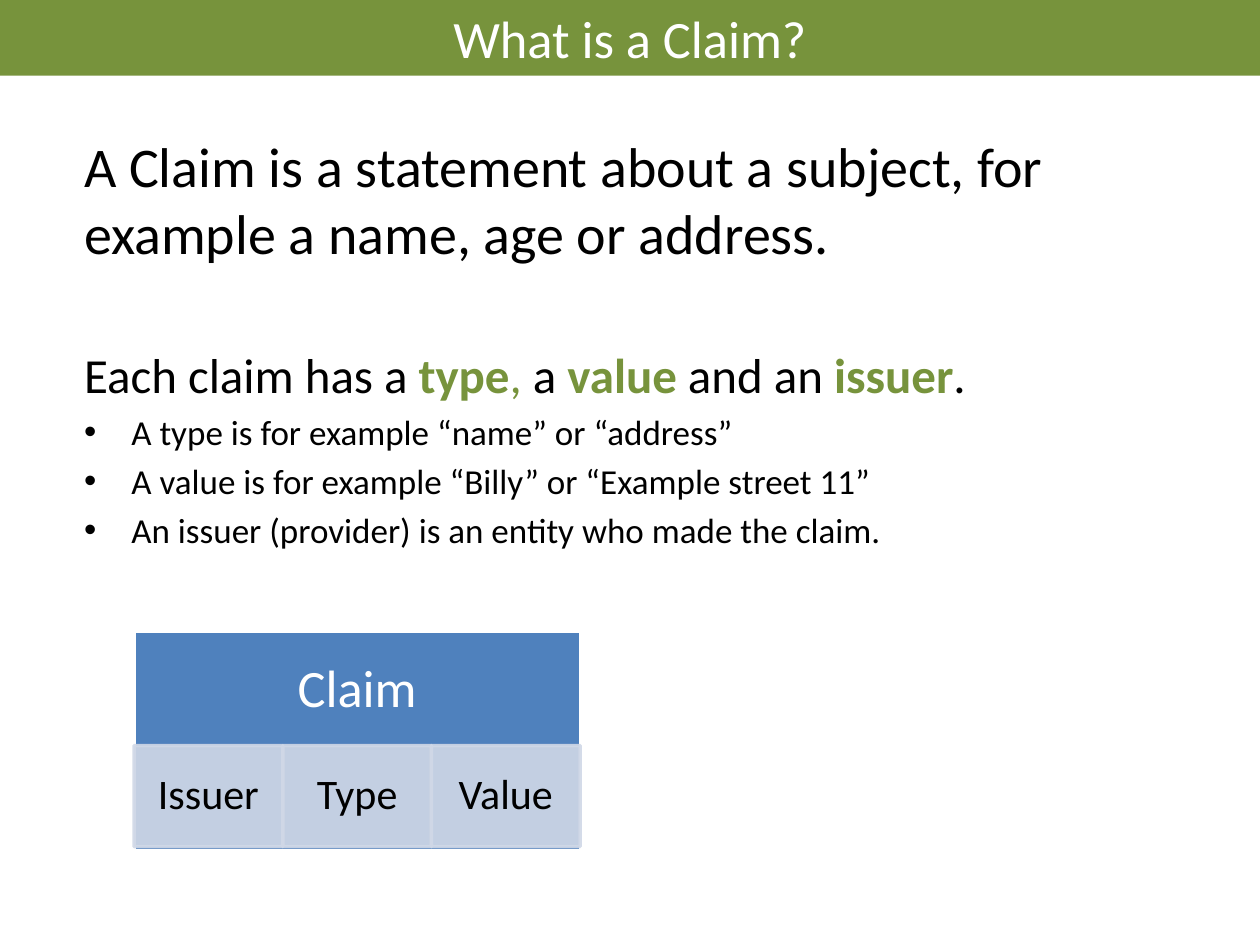
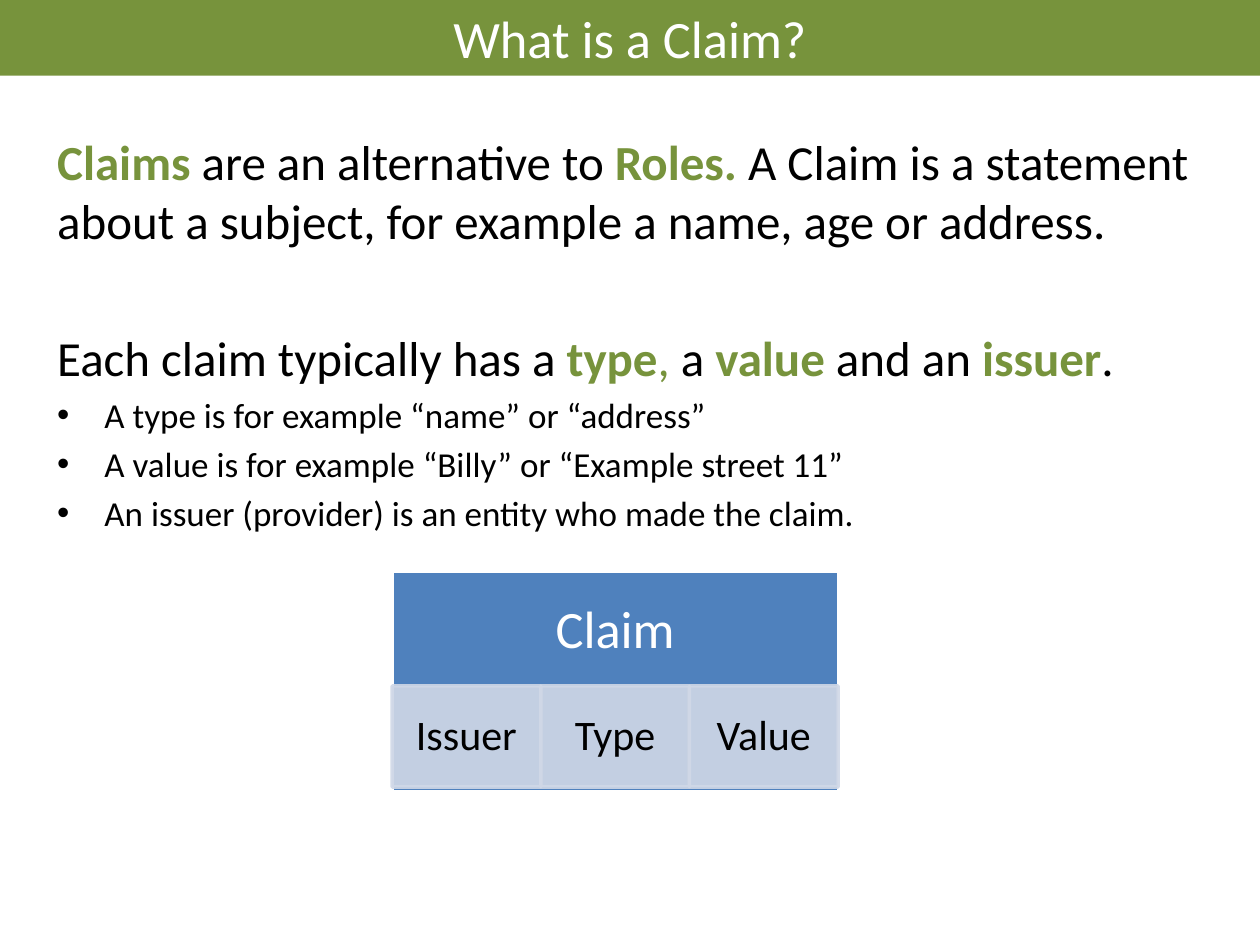
Before and after one commit to AndreasElffors/ProjectIdentity, a slide deck: slide 10 of Documents/Slides/Identity-SecurityFundamentals.pptx. Drawn at 1260x945 pixels with LibreOffice and Linux fonts; fonts in the diff are those of the drawing; background and template pictures are left out. Boxes give left, top, right and bottom in pixels: in the first picture for what was removed or moved away, otherwise in the second. Text is boxed around its words. In the diff, an @@ line names an element or a change of style, - is before the commit and + after.

```diff
--- a/Documents/Slides/Identity-SecurityFundamentals.pptx
+++ b/Documents/Slides/Identity-SecurityFundamentals.pptx
@@ text "Claims are an alternative to ...": place and size @@
-text "Claims are an alternative to ..." at box(84, 148, 1042, 549)
+text "Claims are an alternative to ..." at box(57, 145, 1189, 532)
@@ text at box(57, 145, 1189, 384): text changed; size 32 to 28 pt @@
-A Claim is a statement about a subject, for example a name, age or address.
-Each claim has a type, a value and an issuer.
+Claims are an alternative to Roles. A Claim is a statement about a subject, for example a name, age or address.
+Each claim typically has a type, a value and an issuer.
@@ rectangle: place and size @@
-rectangle at box(431, 746, 580, 847)
+rectangle at box(392, 685, 541, 786)
@@ 4 texts, 2 rectangles: place and size @@
-4 texts, 2 rectangles at box(134, 631, 580, 850)
+4 texts, 2 rectangles at box(392, 572, 838, 791)
@@ rectangle: place and size @@
-rectangle at box(134, 746, 282, 847)
+rectangle at box(689, 685, 838, 786)
```
Also in this commit, not shown: 11 other slides changed, 5 other files.
